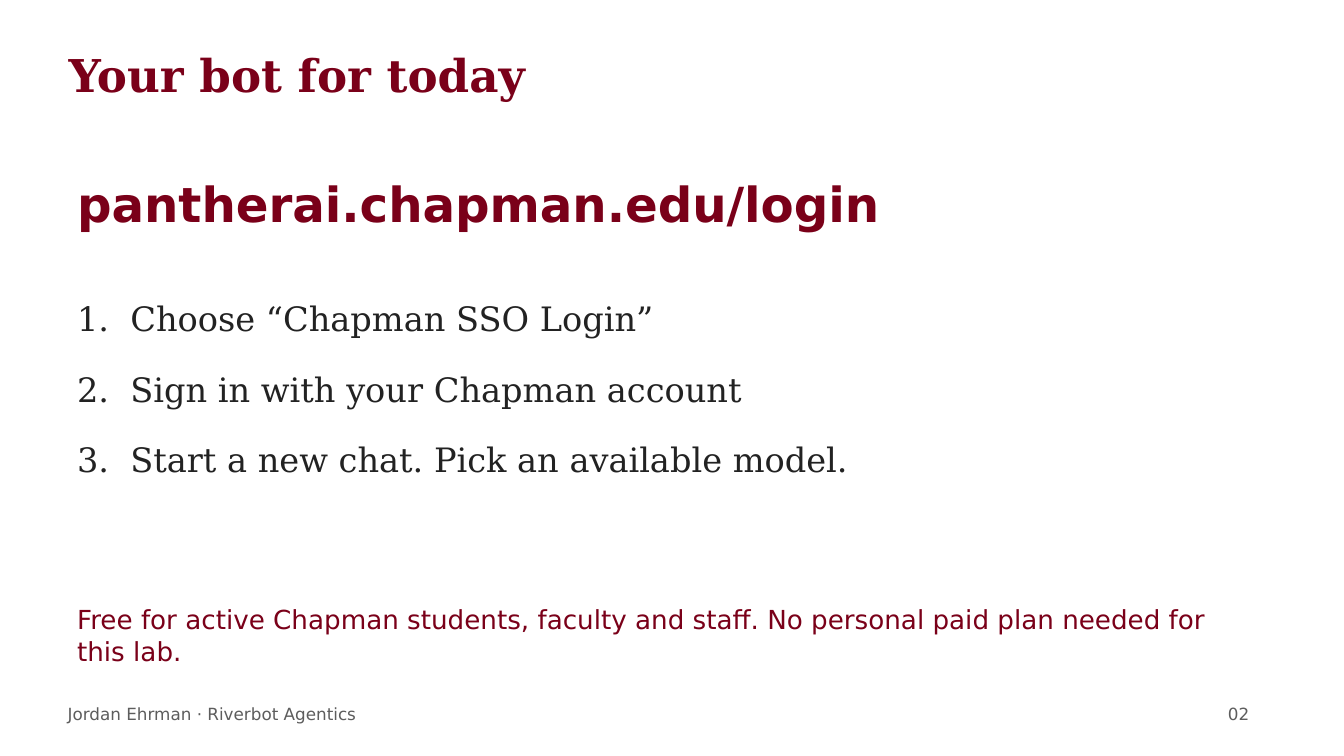
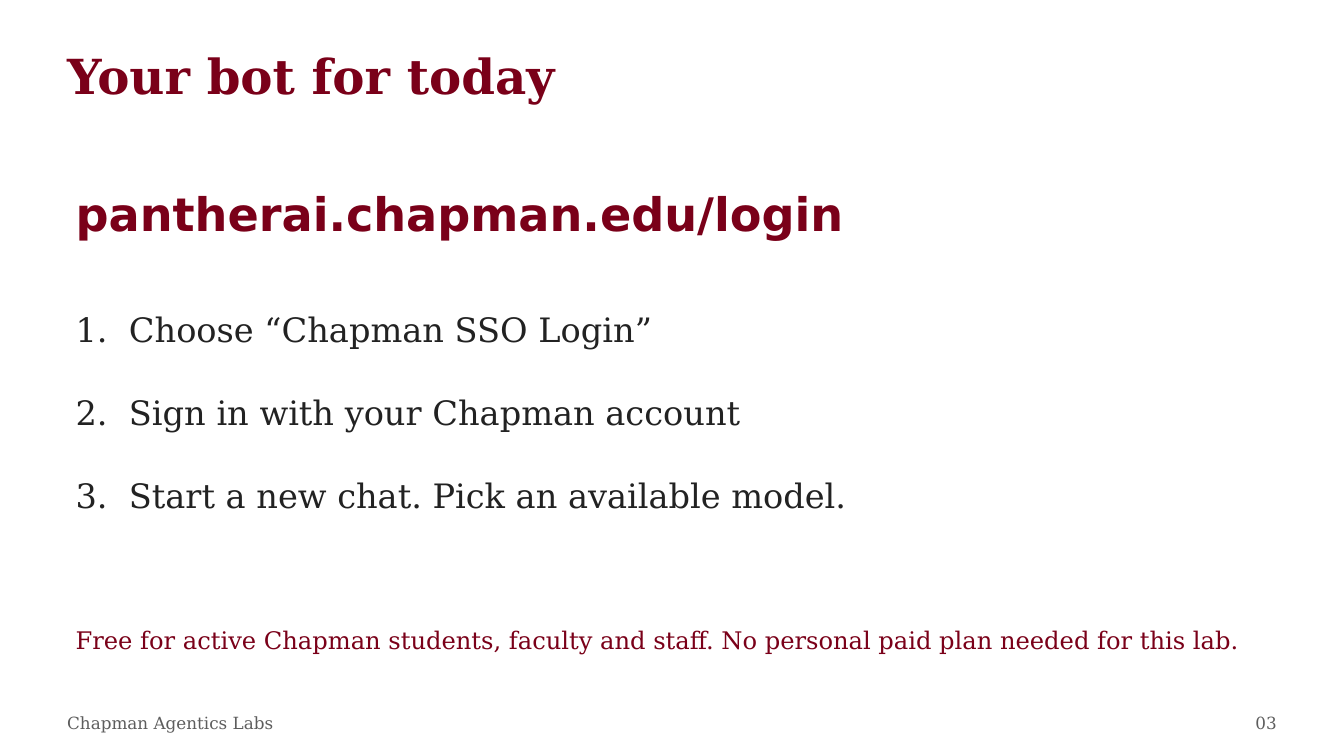
Before and after one commit to ehrmanj-chap/agentics_labs_lectures, a slide deck: slide 3 of downloads/Lab_1_Human_Agent_Loop.pptx (slide 2 before the commit). Drawn at 1344x756 pixels with LibreOffice and Linux fonts; fonts in the diff are those of the drawing. Boxes give left, top, right and bottom in pixels: in the first picture for what was removed or moved away, otherwise in the second. Text is boxed around its words. In the diff, an @@ line names an element or a change of style, - is before the commit and + after.

Commit message:
Finish lunch lab deck, student handout and instructor cookbook

```diff
--- a/downloads/Lab_1_Human_Agent_Loop.pptx
+++ b/downloads/Lab_1_Human_Agent_Loop.pptx
@@ text "Your bot for today" at bbox=[67, 57, 554, 105]: size 32.2 to 34.5 pt @@
@@ text "pantherai.chapman.edu/login": place and size @@
-text "pantherai.chapman.edu/login" at bbox=[77, 185, 879, 232]
+text "pantherai.chapman.edu/login" at bbox=[76, 196, 844, 241]
@@ text "pantherai.chapman.edu/login" at bbox=[76, 196, 844, 241]: size 34.5 to 33 pt @@
@@ text added at bbox=[76, 316, 652, 349], 24 pt, text #222222 @@
+1. Choose “Chapman SSO Login”
@@ text at bbox=[77, 305, 654, 338]: paragraph removed @@
-1. Choose “Chapman SSO Login”
@@ text "2. Sign in with your ...": place and size @@
-text "2. Sign in with your ..." at bbox=[77, 305, 848, 473]
+text "2. Sign in with your ..." at bbox=[76, 399, 740, 432]
@@ text at bbox=[77, 446, 848, 473]: paragraph removed @@
-3. Start a new chat. Pick an available model.
@@ text added at bbox=[76, 482, 846, 509], 24 pt, text #222222 @@
+3. Start a new chat. Pick an available model.
@@ text "Free for active Chapman students, ...": place and size @@
-text "Free for active Chapman students, ..." at bbox=[77, 609, 1205, 662]
+text "Free for active Chapman students, ..." at bbox=[76, 630, 1238, 655]
@@ text "Free for active Chapman students, ..." at bbox=[76, 630, 1238, 655]: size 18.8 to 17.2 pt, font DejaVu Sans to DejaVu Serif @@
@@ text at bbox=[67, 716, 273, 733]: text changed; font DejaVu Sans to DejaVu Serif @@
-Jordan Ehrman · Riverbot Agentics
+Chapman Agentics Labs
@@ text removed at bbox=[1228, 707, 1249, 720] @@
-02
@@ text added at bbox=[1255, 716, 1276, 729], 12 pt, text #5D5D5D @@
+03
```
Also in this commit, not shown: 9 other slides changed, 10 slides added, 4 slides removed, 11 other files.
